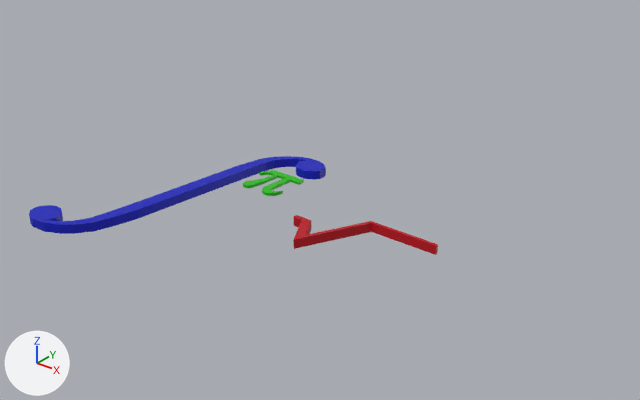
Before and after pictures for a commit that changed the COLLADA model resources/3D/math.dae.
Before and after are seen from a 50 mm camera at (27.5, -30.4, 17.9) aimed at (3.0, 0.2, -1.0). Lighting does not change. The marker at lower left points along +X, +Y and +Z. Where no turn or scale is listed for an object, it has been applied to the vertices.

Objects in the first picture: 'integral', 'pi', 'radical'.
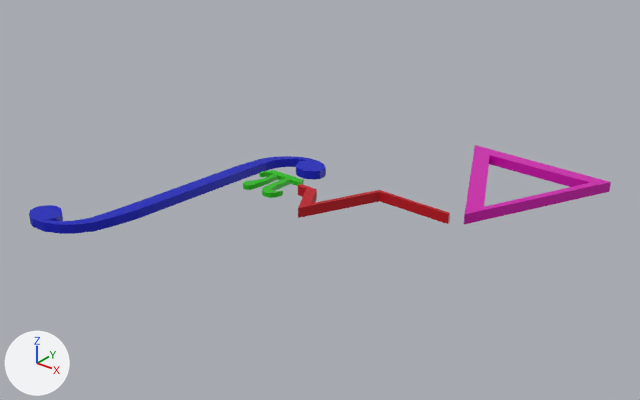
What changed in the scene script:
```text
Add mat_none:
    mat_none = principled_material('None')
    mat_none.base_color = (0.64, 0.0, 0.43)  # pink #d100af
    mat_none.roughness = 0.35
Add me_plane:
    me_plane.from_pydata([(-3.53, 2.46, -0.25), (-2.28, 1.76, -0.25), (0.4, -3.64, -0.25), (0.12, -4.84, -0.25), (3.78, 2.42, -0.25), (3.05, 1.76, -0.25), (0.12, -4.84, 0.25), (0.4, -3.64, 0.25), (-2.28, 1.76, 0.25), (-3.53, 2.46, 0.25), (3.05, 1.76, 0.25), (3.78, 2.42, 0.25)], [], [(1, 2, 3), (1, 0, 4), (4, 3, 2), (6, 7, 8), (8, 10, 11), (7, 6, 11), (4, 0, 9), (4, 11, 6), (0, 3, 6), (5, 2, 7), (2, 1, 8), (1, 5, 10), (0, 1, 3), (5, 1, 4), (5, 4, 2), (9, 6, 8), (9, 8, 11), (10, 7, 11), (11, 4, 9), (3, 4, 6), (9, 0, 6), (10, 5, 7), (7, 2, 8), (8, 1, 10)])
    me_plane.materials.append(mat_none)  # pink #d100af
Change ob_pi:
    ob_pi.scale: (0.15, 0.15, 0.15) -> (0.15, 0.15, 0.243)
Change ob_radical:
    ob_radical.location: (4.91, 0.02, -2.27) -> (5.86, -0.75, 0.0)
Add ob_nabla:
    ob_nabla = bpy.data.objects.new('nabla', me_plane)
    ob_nabla.location = (10.6, 5.48, 0.2)
```

What differs and where, as boxes (x1, y1, x2, y2) in the pictures (640 x 400 px):
'nabla', added (pink): after (464, 145, 611, 224)
'radical', moved: before (293, 215, 438, 255); after (298, 184, 450, 224)
'pi', rescaled (7% taller): before (243, 170, 304, 196); after (243, 170, 304, 198)
